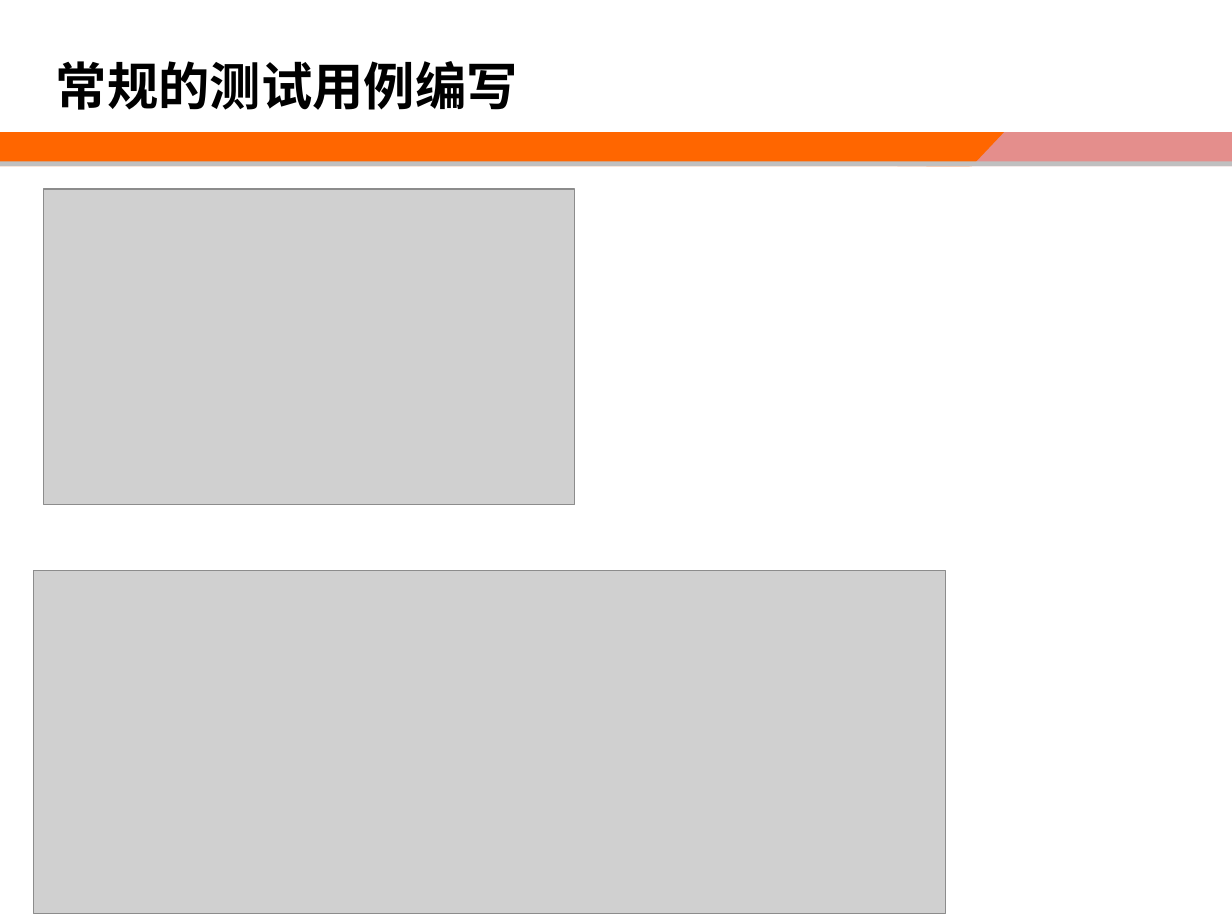
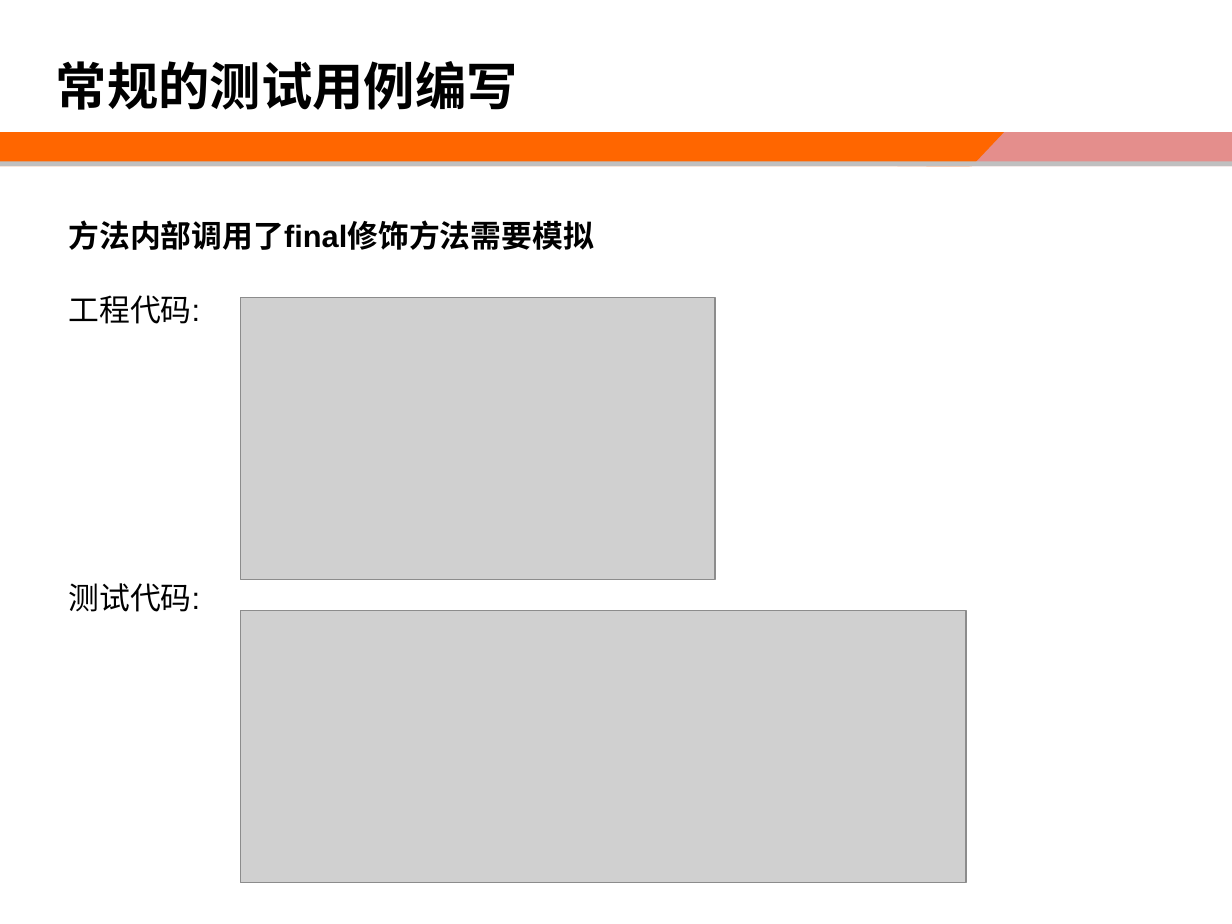
Before and after one commit to zhaosw/doc, a slide deck: slide 34 of 单元测试教程.ppt (slide 26 before the commit). Drawn at 1232x924 pixels with LibreOffice and Linux fonts; fonts in the diff are those of the drawing; grey boxes stand for pictures; background and template pictures are left out. Boxes give left, top, right and bottom in pixels: in the first picture for what was removed or moved away, otherwise in the second. Text is boxed around its words. In the diff, an @@ line names an element or a change of style, - is before the commit and + after.

```diff
--- a/单元测试教程.ppt
+++ b/单元测试教程.ppt
@@ text added at <box>69,220,594,324</box>, 18 pt, text #000000, bold @@
+方法内部调用了final修饰方法需要模拟
+工程代码:
@@ picture: place and size @@
-picture at <box>43,188,574,504</box>
+picture at <box>240,297,715,579</box>
@@ text added at <box>69,583,201,612</box>, 18 pt, text #000000 @@
+测试代码:
@@ picture: place and size @@
-picture at <box>33,570,946,913</box>
+picture at <box>240,610,966,882</box>
```
Also in this commit, not shown: 6 other slides changed, 12 slides added, 2 slides removed.
